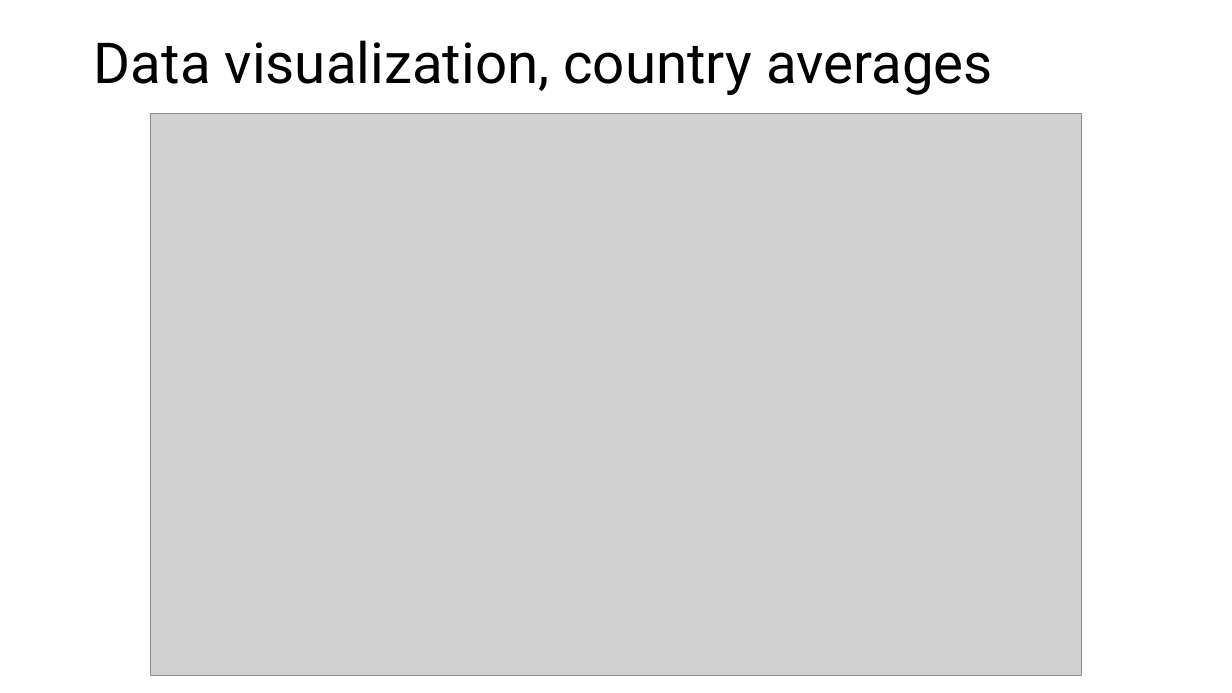
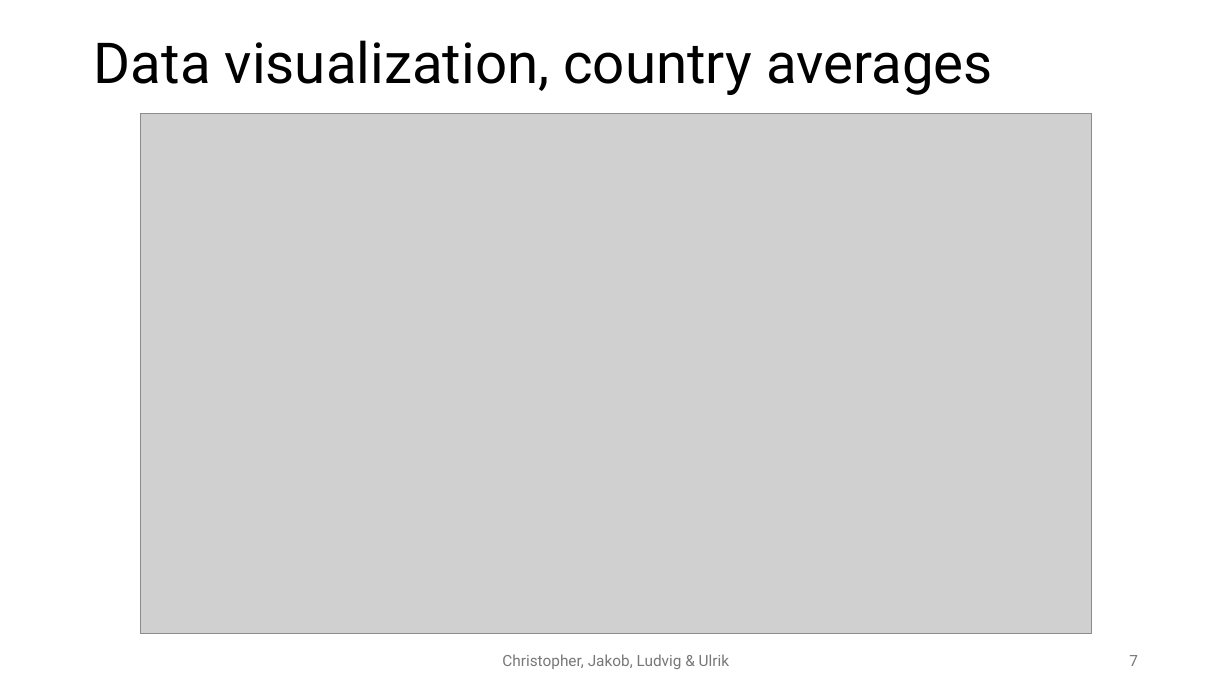
Before and after one commit to JakobFugl/scrandle_ml_project, a slide deck: slide 7 of power_point_folder/power_point_project.pptx. Drawn at 1232x693 pixels with LibreOffice and Linux fonts; fonts in the diff are those of the drawing; grey boxes stand for pictures. Boxes give left, top, right and bottom in pixels: in the first picture for what was removed or moved away, otherwise in the second. Text is boxed around its words. In the diff, an @@ line names an element or a change of style, - is before the commit and + after.

```diff
--- a/power_point_folder/power_point_project.pptx
+++ b/power_point_folder/power_point_project.pptx
@@ picture: place and size @@
-picture at box(150, 114, 1082, 676)
+picture at box(140, 114, 1092, 634)
@@ text added at box(502, 654, 729, 669), 12 pt, text #797979 @@
+Christopher, Jakob, Ludvig & Ulrik
@@ page number added at box(1129, 655, 1138, 666), 12 pt, text #797979 @@
+7
```
Also in this commit, not shown: 8 other slides changed, 1 other file.
